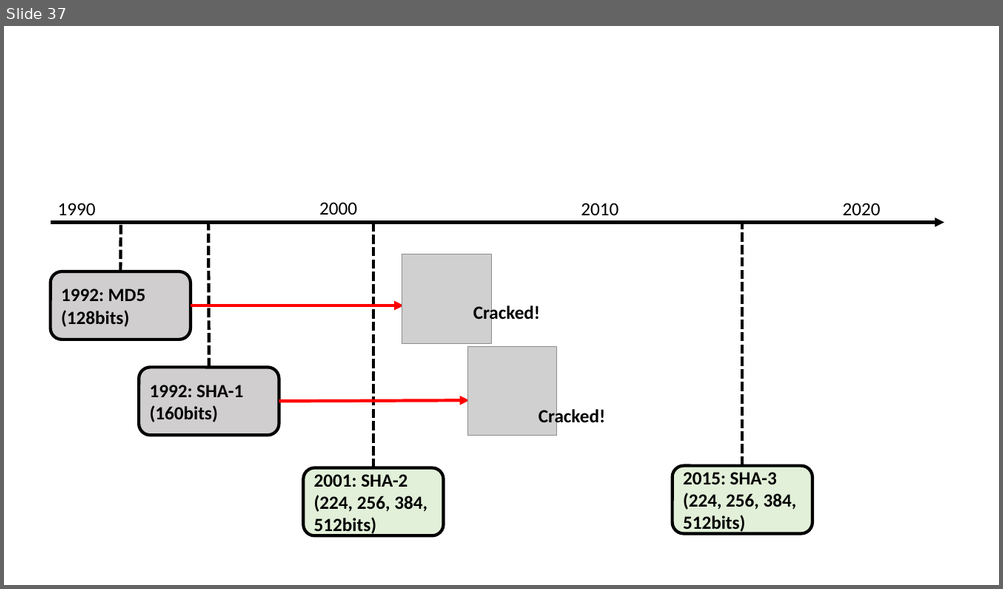
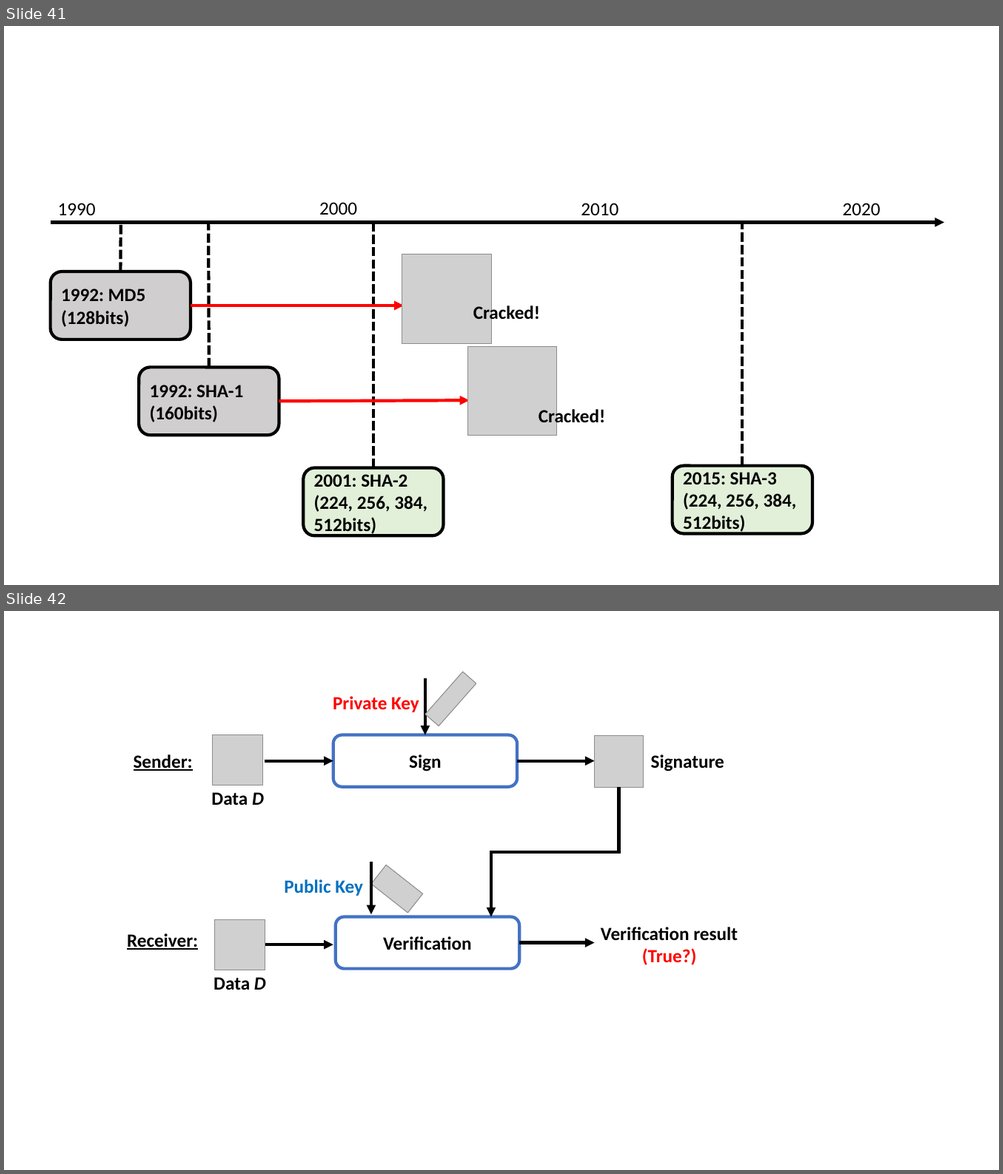
Before and after one commit to junkurihara/class-e2e_security_js, a slide deck: images.pptx. Shown one above the other, each under a label of ours: slide 37 before the commit, slides 41 and 42 after it. The pictures are 1003x589 and 1003x1174 pixels, drawn with LibreOffice and Linux fonts; fonts in the diff are those of the drawing; grey boxes stand for pictures. Boxes give left, top, right and bottom in pixels: in the first picture for what was removed or moved away, otherwise in the second. Text is boxed around its words. In the diff, an @@ line names an element or a change of style, - is before the commit and + after.

```diff
--- a/images.pptx
+++ b/images.pptx
@@ slide 42 added at (x1=4, y1=611, x2=999, y2=1170), background #FFFFFF @@
@@ picture added at (x1=426, y1=672, x2=476, y2=726) @@
@@ text added at (x1=333, y1=696, x2=419, y2=712), 18 pt, text #FF0000, bold @@
+Private Key
@@ arrow added from (425, 679) to (425, 735), #000000 3 pt @@
@@ picture added at (x1=212, y1=735, x2=263, y2=786) @@
@@ rounded rectangle added at (x1=333, y1=735, x2=517, y2=787), fill #FFFFFF, outline #4472C4 3 pt, 18 pt, text #000000, bold @@
+Sign
@@ picture added at (x1=595, y1=735, x2=643, y2=788) @@
@@ text added at (x1=134, y1=755, x2=193, y2=771), 18 pt, text #000000, bold, underline @@
+Sender:
@@ arrow added from (264, 761) to (333, 761), #000000 3 pt @@
@@ arrow added from (518, 761) to (595, 761), #000000 3 pt @@
@@ text added at (x1=651, y1=755, x2=724, y2=772), 18 pt, text #000000, bold @@
+Signature
@@ elbow arrow added from (619, 787) to (491, 917), #000000 3 pt @@
@@ text added at (x1=211, y1=792, x2=264, y2=805), 18 pt, text #000000, bold @@
+Data D
@@ picture added at (x1=371, y1=866, x2=423, y2=913) @@
@@ arrow added from (371, 863) to (371, 914), #000000 3 pt @@
@@ text added at (x1=284, y1=880, x2=363, y2=896), 18 pt, text #0070C0, bold @@
+Public Key
@@ picture added at (x1=214, y1=920, x2=265, y2=971) @@
@@ rounded rectangle added at (x1=336, y1=917, x2=519, y2=969), fill #FFFFFF, outline #4472C4 3 pt, 18 pt, text #000000, bold @@
+Verification
@@ text added at (x1=127, y1=934, x2=198, y2=950), 18 pt, text #000000, bold, underline @@
+Receiver:
@@ arrow added from (520, 943) to (595, 943), #000000 3 pt @@
@@ text added at (x1=600, y1=927, x2=737, y2=965), 18 pt, text #000000, bold @@
+Verification result
+(True?)
@@ arrow added from (263, 945) to (333, 945), #000000 3 pt @@
@@ text added at (x1=213, y1=977, x2=266, y2=990), 18 pt, text #000000, bold @@
+Data D
@@ what was slide 37 is now slide 41 @@
```
Also in this commit, not shown: 5 other slides added, 2 other files.
